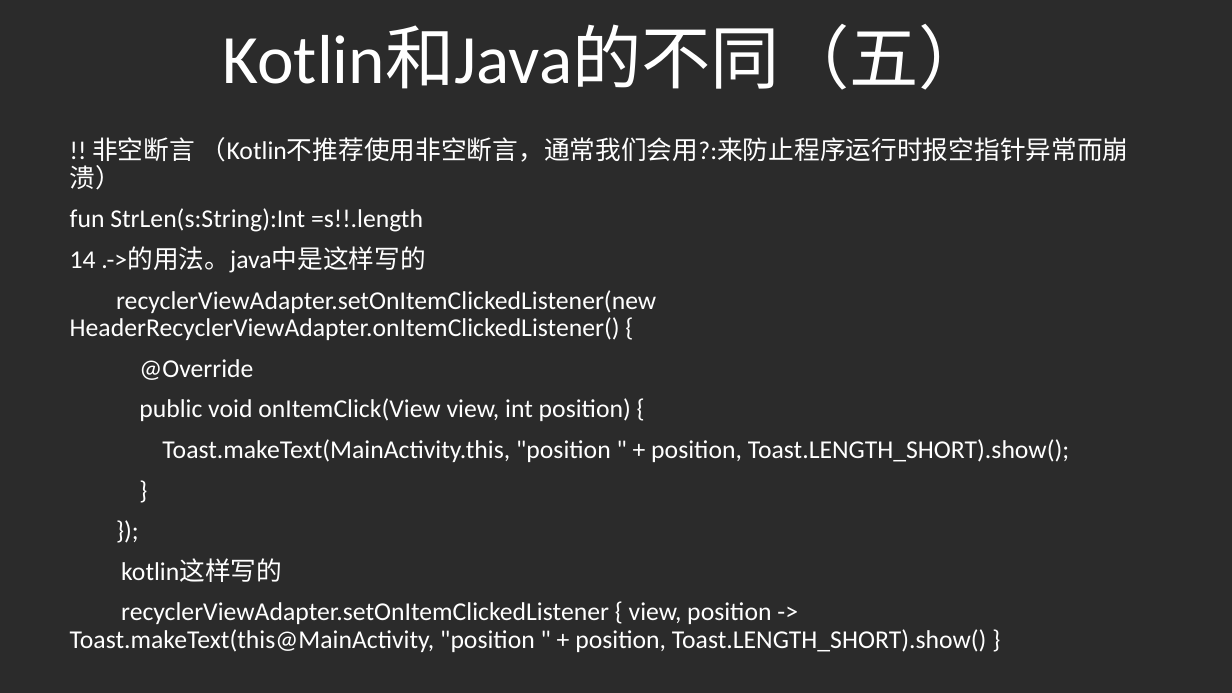
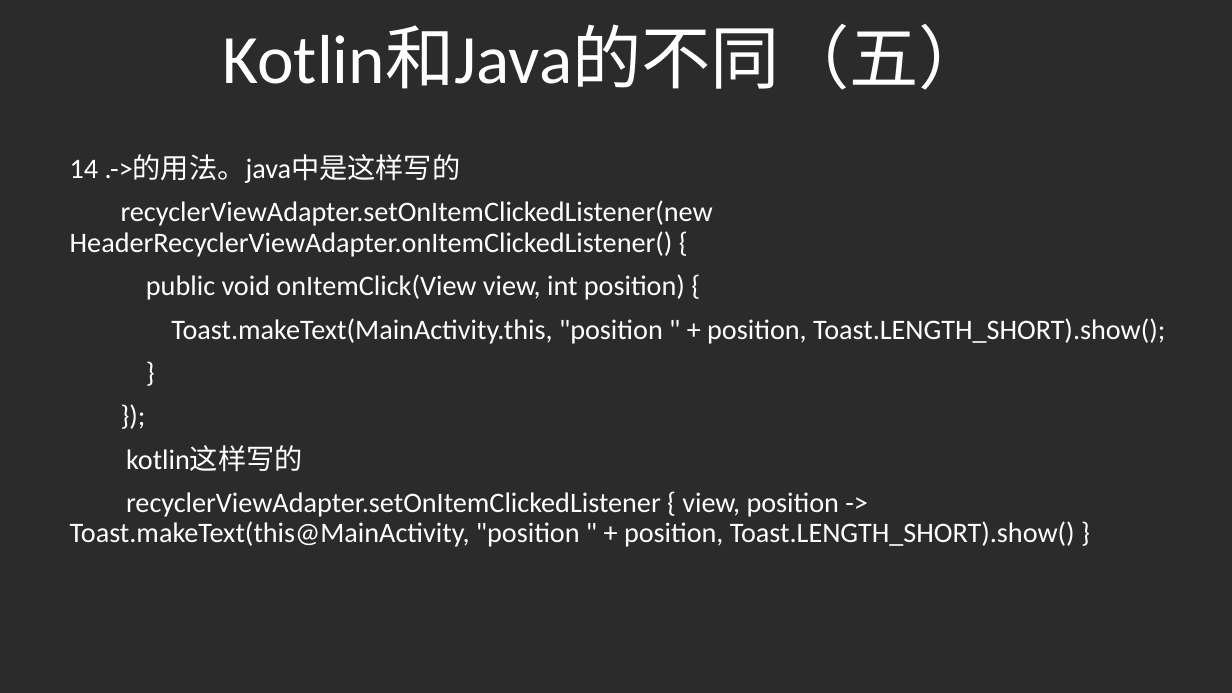
Before and after one commit to gaoleicoding/HelloKotlin, a slide deck: slide 9 of KotlinApp/Kotlin分享.pptx. Drawn at 1232x693 pixels with LibreOffice and Linux fonts; fonts in the diff are those of the drawing; background and template pictures are left out; a plain dark background stands for a picture behind light text. Boxes give left, top, right and bottom in pixels: in the first picture for what was removed or moved away, otherwise in the second. Text is boxed around its words. In the diff, an @@ line names an element or a change of style, - is before the commit and + after.

```diff
--- a/KotlinApp/Kotlin分享.pptx
+++ b/KotlinApp/Kotlin分享.pptx
@@ subtitle "14 .->的用法。java中是这样写的" moved from (x1=70, y1=137, x2=1129, y2=652) to (x1=70, y1=155, x2=1165, y2=547) @@
@@ subtitle "14 .->的用法。java中是这样写的" at (x1=70, y1=155, x2=1165, y2=547): size 20 to 22 pt @@
@@ subtitle at (x1=70, y1=137, x2=1129, y2=232): paragraphs removed @@
-!! 非空断言 （Kotlin不推荐使用非空断言，通常我们会用?:来防止程序运行时报空指针异常而崩溃）
-fun StrLen(s:String):Int =s!!.length
@@ subtitle at (x1=139, y1=359, x2=253, y2=380): paragraph removed @@
-@Override
```
Also in this commit, not shown: 3 other slides changed, 4 other files.
